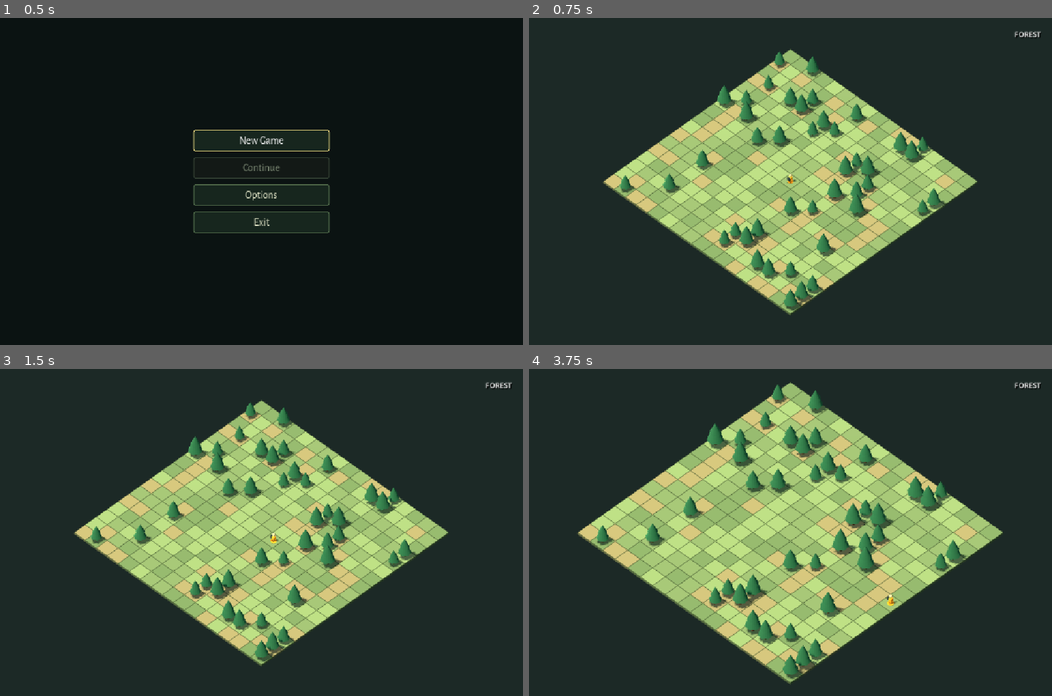
Above: before the commit, frames 1-4 (two rows, left to right).
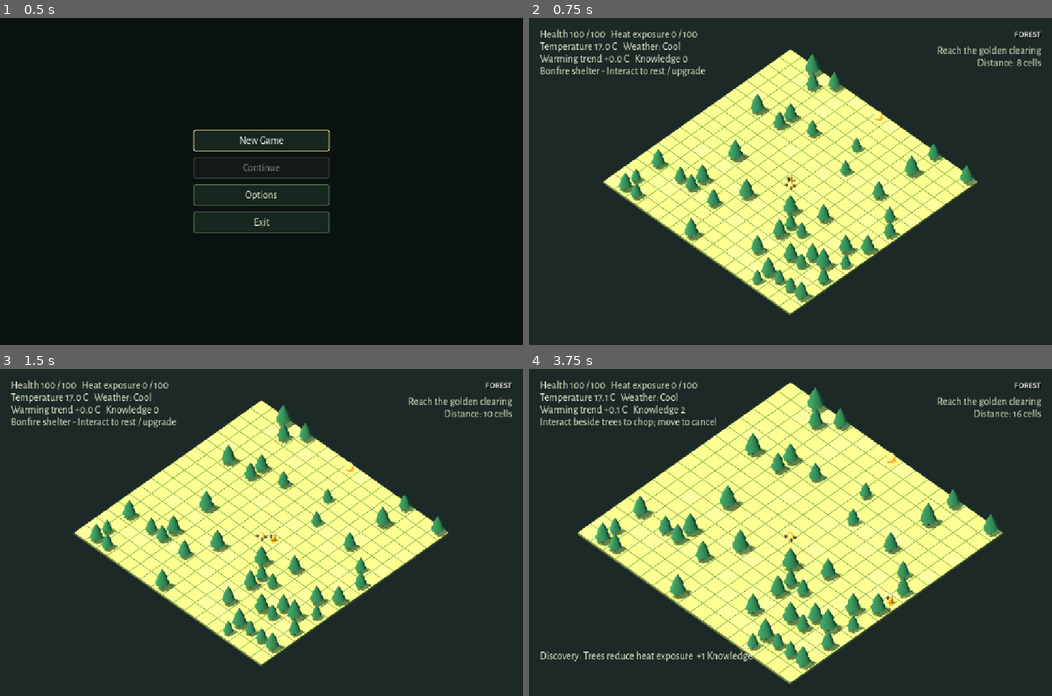
Above: after the commit, the same moments.

Repository: emir-masinovic/gameup-2026-nihilists
Game: Godot game, scene res://features/menus/main_menu.tscn
The game is run twice, just before and just after one commit, with the same random seed, the same clock (stepped at 60 frames per second) and the same inputs.
Inputs (mouse positions are in pixels of both pictures, inside the frame that each line leads up to):
- Up to frame 1 (0.5 s): no input
- Up to frame 2 (0.75 s): click "New Game" at 0.5 s
- Up to frame 3 (1.5 s): tap Enter (ui_accept) at 1.25 s; move the mouse to (376, 516) at 1.27 s; hold D (move_east) from 1.28 s (still down); hold Middle mouse button (camera_orbit) from 1.28 s (still down); click (376, 516) at 1.42 s
- Up to frame 4 (3.75 s): tap Enter (ui_accept) at 1.52, 1.82, 3.5 s; tap Mouse wheel up (camera_zoom_in) at 1.55 s; release D (move_east) at 2 s; release Middle mouse button (camera_orbit) at 2 s; drag from (685, 548) to (764, 597) at 2.02 s; move the mouse to (842, 460) at 2.77 s; hold D (move_east) 2.78-3.5 s; hold E (interact) 2.78-3.5 s; click (842, 460) at 2.92 s; tap K at 3.05 s; drag from (764, 597) to (633, 483) at 3.52 s

Frame 1 is identical in both runs. In frame 2, 30% of the frame differs, in the area x 2-98%, y 3-91%; in frame 3, 30%; in frame 4, 39%, in the area x 2-98%, y 3-97%.

Commit message:
feat: integrate living forest survival bonfire progression and run objective

Diff:
--- a/features/levels/forest/forest_level.gd
+++ b/features/levels/forest/forest_level.gd
@@ -2,17 +2,42 @@
 const GridData = preload("res://features/levels/forest/grid_data.gd")
 const TREE = preload("res://features/levels/forest/forest_tree.tscn")
 @export var world_seed: int = 2026
+@export_range(0.1, 10.0) var simulation_time_scale = 1.0
 var grid = GridData.new()
+var climate = preload("res://features/levels/forest/climate_simulation.gd").new()
+var interactions = preload("res://features/levels/forest/forest_interactions.gd").new()
+var survival = preload("res://features/player/survival_state.gd").new()
+var grounds: Array[MeshInstance3D] = []
+var trees = {}
+var palette: Array[ShaderMaterial] = []
+var leaf_materials: Array[StandardMaterial3D] = []
+var tick_accumulator = 0.0
+var ended = false
+var hud: Control
+var recovery_seen = false
 
 func _ready():
+	if not OS.get_cmdline_user_args().has("--fixed-seed"):
+		world_seed = SceneFlow.next_seed
 	grid.generate(world_seed)
-	var materials: Array[ShaderMaterial] = []
-	for color in [Color("637850"), Color("718759"), Color("59704a"), Color("807854")]:
-		var material = ShaderMaterial.new()
-		material.shader = preload("res://features/levels/forest/shader_grid.gdshader")
-		material.set_shader_parameter("terrain_color", color)
-		material.set_shader_parameter("cell_size", grid.CELL_SIZE)
-		materials.append(material)
+	climate.configure(grid, world_seed)
+	interactions.configure(grid)
+	hud = preload("res://features/levels/forest/run_hud.tscn").instantiate()
+	$HUD.add_child(hud)
+	hud.world = self
+	$GridPlayer.cell_entered.connect(_on_cell_entered)
+	for health_bin in range(4):
+		for moisture_bin in range(4):
+			var mat = ShaderMaterial.new()
+			mat.shader = preload("res://features/levels/forest/shader_grid.gdshader")
+			var green = Color("778f50").lerp(Color("a7b66b"), moisture_bin / 3.0)
+			mat.set_shader_parameter("terrain_color", Color("80684a").lerp(green, health_bin / 3.0))
+			palette.append(mat)
+	for color in [Color("665548"), Color("81783c"), Color("496b35"), Color("246043")]:
+		var mat = StandardMaterial3D.new()
+		mat.albedo_color = color
+		mat.roughness = 1.0
+		leaf_materials.append(mat)
 	var tile = BoxMesh.new()
 	tile.size = Vector3(grid.CELL_SIZE, 0.3, grid.CELL_SIZE)
 	for z in range(grid.SIZE):
@@ -21,21 +46,196 @@
 			var data = grid.cells[z * grid.SIZE + x]
 			var ground = MeshInstance3D.new()
 			ground.mesh = tile
-			ground.material_override = materials[mini(int(data.shade * materials.size()), materials.size() - 1)]
+			ground.material_override = palette[15]
 			ground.position = grid.world_position(cell) + Vector3(0, -0.15, 0)
 			$Terrain.add_child(ground)
+			grounds.append(ground)
 			if data.tree:
 				var tree = TREE.instantiate()
 				tree.position = grid.world_position(cell)
 				tree.rotation.y = data.rotation
 				tree.scale = Vector3.ONE * data.scale
 				$Vegetation.add_child(tree)
+				trees[cell] = tree
 	$GridPlayer.configure(grid)
 	$CameraRig.position = grid.world_position(grid.start)
 	$HUD/Info.text = "FOREST"
 	SettingsManager.graphics_changed.connect(_apply_shadow_quality)
 	_apply_shadow_quality()
+	_create_landmarks()
+	_refresh_visuals()
+	_update_hud()
 
 func _apply_shadow_quality():
 	$Sun.shadow_enabled = SettingsManager.shadow_quality > 0
 	$Sun.directional_shadow_mode = DirectionalLight3D.SHADOW_ORTHOGONAL
+
+func _process(delta):
+	if ended:
+		return
+	var event = interactions.tick(delta, $GridPlayer.cell)
+	if not event.is_empty():
+		_finish_interaction(event)
+	tick_accumulator += delta * simulation_time_scale
+	if tick_accumulator >= 1.0:
+		tick_accumulator -= 1.0
+		var health_before = survival.health
+		climate.tick(1.0)
+		var cell = $GridPlayer.cell
+		var shade = climate.shade_at(cell)
+		var safe = cell.distance_to(grid.start) <= 2.2
+		survival.tick(1.0, climate.temperature, shade, safe, SaveManager.has_heat_resistance())
+		if survival.health < health_before:
+			hud.get_node("Stats").modulate = Color(1, 0.5, 0.4)
+		else:
+			hud.get_node("Stats").modulate = Color.WHITE
+		if climate.weather == "heat":
+			_discover("climate.heatwave", "Heatwave: weather intensifies the warming trend")
+		if shade > 0.0:
+			_discover("interaction.tree_shade", "Trees reduce heat exposure")
+		_refresh_visuals()
+		if survival.dead:
+			_end_run("death")
+		_update_hud()
+
+func _unhandled_input(event):
+	if ended or $GridPlayer.moving or not event.is_action_pressed("interact"):
+		return
+	if $GridPlayer.cell.distance_to(grid.start) <= 1.5:
+		hud.show_modal("bonfire")
+	elif interactions.begin($GridPlayer.cell, $GridPlayer.facing):
+		hud.notify("Chopping... moving cancels the action")
+	else:
+		hud.notify("Move beside a tree or stump to interact")
+	get_viewport().set_input_as_handled()
+
+func _on_cell_entered(cell: Vector2i):
+	climate.trample(cell)
+	for offset in [Vector2i.UP, Vector2i.RIGHT, Vector2i.DOWN, Vector2i.LEFT]:
+		var next = cell + offset
+		if grid.in_bounds(next):
+			var data = grid.cells[next.y * grid.SIZE + next.x]
+			if data.tree:
+				var dead = data.tree_state == "dead"
+				_discover("flora.dead_tree" if dead else "flora.healthy_tree", "Dead tree" if dead else "Healthy tree")
+	_update_hud()
+	if cell == grid.objective:
+		call_deferred("_end_run", "success")
+
+func _discover(id: String, title: String):
+	if SaveManager.discover(id):
+		hud.notify("Discovery: " + title + "  +1 Knowledge")
+
+func _end_run(kind: String):
+	if ended:
+		return
+	ended = true
+	hud.show_modal(kind)
+
+func _finish_interaction(event: Dictionary):
+	var cell: Vector2i = event.cell
+	if event.kind == "tree_cut":
+		_discover("interaction.first_tree_cut", "Tree cut: shade is lost")
+		if trees.has(cell):
+			var falling = trees[cell]
+			trees.erase(cell)
+			var direction = Vector3(event.direction.x, 0, event.direction.y).normalized()
+			var axis = Vector3.UP.cross(direction)
+			falling.rotation = Vector3.ZERO
+			var fall = falling.create_tween()
+			fall.tween_property(falling, "quaternion", Quaternion(axis, PI * 0.5), 0.7).set_trans(Tween.TRANS_SINE)
+			var landing: Vector2i = cell + event.direction
+			if not grid.traversable(landing):
+				fall.tween_callback(falling.queue_free)
+		var stump = MeshInstance3D.new()
+		var mesh = CylinderMesh.new()
+		mesh.top_radius = 0.24
+		mesh.bottom_radius = 0.3
+		mesh.height = 0.35
+		mesh.radial_segments = 7
+		stump.mesh = mesh
+		stump.material_override = leaf_materials[0]
+		stump.position = grid.world_position(cell) + Vector3(0, 0.175, 0)
+		$Vegetation.add_child(stump)
+		trees[cell] = stump
+	else:
+		if trees.has(cell):
+			trees[cell].queue_free()
+			trees.erase(cell)
+		hud.notify("Stump removed: the cell is now open")
+	_refresh_visuals()
+
+func _refresh_visuals():
+	for i in range(grid.cells.size()):
+		var data = grid.cells[i]
+		var health_bin = clampi(int(data.health * 3.99), 0, 3)
+		var moisture_bin = clampi(int(data.moisture * 3.99), 0, 3)
+		grounds[i].material_override = palette[health_bin * 4 + moisture_bin]
+		var low = data.get("recovery_low", 1.0)
+		if data.health < low:
+			data.recovery_low = data.health
+		if low < 0.85 and data.health > low + 0.08 and not recovery_seen:
+			recovery_seen = true
+			_discover("flora.recovery", "Vegetation recovers in favorable weather")
+		var cell = Vector2i(i % grid.SIZE, floori(float(i) / grid.SIZE))
+		if trees.has(cell) and data.tree_state in ["healthy", "dead"]:
+			var tree = trees[cell]
+			var bucket = clampi(int(data.tree_health * 3.99), 0, 3)
+			for child in tree.get_children():
+				if child is MeshInstance3D and child.name.begins_with("Crown"):
+					child.material_override = leaf_materials[bucket]
+	$Sun.light_color = Color(1, 0.78, 0.58) if climate.weather == "heat" else Color(0.78, 0.88, 1.0) if climate.weather == "rain" else Color(1, 0.91, 0.74)
+
+func _update_hud():
+	var safe = $GridPlayer.cell.distance_to(grid.start) <= 2.2
+	hud.get_node("Stats").text = "Health %d / 100   Heat exposure %d / 100\nTemperature %.1f C   Weather: %s\nWarming trend +%.1f C   Knowledge %d\n%s" % [survival.health, survival.exposure, climate.temperature, climate.weather.capitalize(), climate.elapsed * 0.025, SaveManager.progression.knowledge, "Bonfire shelter - Interact to rest / upgrade" if safe else "Interact beside trees to chop; move to cancel"]
+	hud.get_node("Objective").text = "Reach the golden clearing\nDistance: %d cells" % (abs($GridPlayer.cell.x - grid.objective.x) + abs($GridPlayer.cell.y - grid.objective.y))
+
+func _create_landmarks():
+	var fire = MeshInstance3D.new()
+	var cone = CylinderMesh.new()
+	cone.top_radius = 0.05
+	cone.bottom_radius = 0.45
+	cone.height = 1.1
+	cone.radial_segments = 7
+	fire.mesh = cone
+	var glow = StandardMaterial3D.new()
+	glow.albedo_color = Color("ffc25b")
+	glow.emission_enabled = true
+	glow.emission = Color("d45e24")
+	fire.material_override = glow
+	fire.position = grid.world_position(grid.start) + Vector3(0.6, 0.55, 0.6)
+	add_child(fire)
+	var clearing = MeshInstance3D.new()
+	var marker = CylinderMesh.new()
+	marker.top_radius = 0.9
+	marker.bottom_radius = 0.9
+	marker.height = 0.08
+	marker.radial_segments = 12
+	clearing.mesh = marker
+	clearing.material_override = glow
+	clearing.position = grid.world_position(grid.objective) + Vector3(0, 0.05, 0)
+	add_child(clearing)
+
+	# Crossed logs make the procedural fire recognizable without asset packs.
+	var wood = StandardMaterial3D.new()
+	wood.albedo_color = Color("493325")
+	for angle in [-0.6, 0.6]:
+		var log_mesh = BoxMesh.new()
+		log_mesh.size = Vector3(1.35, 0.2, 0.24)
+		var log_node = MeshInstance3D.new()
+		log_node.mesh = log_mesh
+		log_node.material_override = wood
+		log_node.position = fire.position + Vector3(0, -0.4, 0)
+		log_node.rotation.y = angle
+		add_child(log_node)
+	var landmark = MeshInstance3D.new()
+	var stone = SphereMesh.new()
+	stone.radius = 0.55
+	stone.height = 1.3
+	stone.radial_segments = 6
+	stone.rings = 3
+	landmark.mesh = stone
+	landmark.material_override = glow
+	landmark.position = clearing.position + Vector3(0, 0.6, 0)
+	add_child(landmark)
--- a/features/levels/forest/grid_data.gd
+++ b/features/levels/forest/grid_data.gd
@@ -4,6 +4,7 @@
 const GENERATION_VERSION = 1
 var start = Vector2i(floori(SIZE * 0.5), floori(SIZE * 0.5))
 var cells: Array[Dictionary] = []
+var objective = Vector2i(8, 0)
 
 func generate(world_seed: int):
 	cells.clear()
--- /dev/null
+++ b/features/levels/forest/run_hud.gd
@@ -0,0 +1,52 @@
+extends Control
+var world: Node
+var modal_kind = ""
+
+func _ready():
+	process_mode = Node.PROCESS_MODE_ALWAYS
+	$Modal/Rows/Close.pressed.connect(close_modal)
+	$Modal/Rows/Next.pressed.connect(func(): close_modal(); SceneFlow.new_game())
+	$Modal/Rows/Menu.pressed.connect(func(): close_modal(); SceneFlow.main_menu())
+	$Modal/Rows/Upgrade.pressed.connect(func():
+		if SaveManager.purchase_heat_resistance():
+			notify("Heat Resistance purchased permanently")
+		show_modal("bonfire"))
+
+func _input(event):
+	if $Modal.visible and event.is_action_pressed("pause"):
+		if modal_kind == "bonfire":
+			close_modal()
+		get_viewport().set_input_as_handled()
+
+func notify(message: String):
+	$Toast.text = message
+	$Toast/Timer.start()
+
+func show_modal(kind: String):
+	modal_kind = kind
+	$Modal.show()
+	$Dim.show()
+	get_tree().paused = true
+	$Modal/Rows/Title.text = {"bonfire": "Bonfire - safe shelter", "death": "The forest claimed this attempt", "success": "Clearing reached"}[kind]
+	$Modal/Rows/Progress.text = "Knowledge: %d | Discoveries: %d\nHeat Resistance: %s" % [SaveManager.progression.knowledge, SaveManager.progression.discoveries.size(), "Owned" if SaveManager.has_heat_resistance() else "Not purchased"]
+	var names: PackedStringArray = []
+	for id in SaveManager.progression.discoveries:
+		names.append(id.get_slice(".", 1).replace("_", " ").capitalize())
+	$Modal/Rows/Progress.text += "\nDiscovered: " + (", ".join(names) if not names.is_empty() else "Explore to find something new")
+	$Modal/Rows/Upgrade.visible = kind == "bonfire"
+	$Modal/Rows/Upgrade.disabled = SaveManager.has_heat_resistance() or SaveManager.progression.knowledge < 3
+	$Modal/Rows/Close.visible = kind == "bonfire"
+	$Modal/Rows/Next.visible = kind != "bonfire"
+	if kind == "bonfire":
+		$Modal/Rows/Close.grab_focus()
+	else:
+		$Modal/Rows/Next.grab_focus()
+
+func close_modal():
+	$Modal.hide()
+	$Dim.hide()
+	get_tree().paused = false
+	modal_kind = ""
+
+func _on_toast_timeout():
+	$Toast.text = ""
--- /dev/null
+++ b/features/levels/forest/run_hud.tscn
@@ -0,0 +1,66 @@
+[gd_scene load_steps=3 format=3]
+[ext_resource type="Script" path="res://features/levels/forest/run_hud.gd" id="1"]
+[ext_resource type="Theme" path="res://features/menus/theme_forest.tres" id="2"]
+[node name="RunHUD" type="Control"]
+anchors_preset = 15
+anchor_right = 1.0
+anchor_bottom = 1.0
+mouse_filter = 2
+script = ExtResource("1")
+theme = ExtResource("2")
+[node name="Stats" type="Label" parent="."]
+offset_left = 24.0
+offset_top = 24.0
+offset_right = 700.0
+offset_bottom = 155.0
+text = "Forest climate"
+[node name="Objective" type="Label" parent="."]
+anchor_left = 1.0
+anchor_right = 1.0
+offset_left = -370.0
+offset_top = 60.0
+offset_right = -24.0
+offset_bottom = 150.0
+horizontal_alignment = 2
+text = "Reach the golden clearing"
+[node name="Toast" type="Label" parent="."]
+anchor_top = 1.0
+anchor_bottom = 1.0
+offset_left = 24.0
+offset_top = -100.0
+offset_right = 780.0
+offset_bottom = -24.0
+[node name="Timer" type="Timer" parent="Toast"]
+wait_time = 5.0
+one_shot = true
+[node name="Dim" type="ColorRect" parent="."]
+visible = false
+anchors_preset = 15
+anchor_right = 1.0
+anchor_bottom = 1.0
+color = Color(0.02, 0.04, 0.03, 0.85)
+[node name="Modal" type="PanelContainer" parent="."]
+visible = false
+anchor_left = 0.5
+anchor_right = 0.5
+anchor_top = 0.5
+anchor_bottom = 0.5
+offset_left = -270.0
+offset_right = 270.0
+offset_top = -190.0
+offset_bottom = 190.0
+[node name="Rows" type="VBoxContainer" parent="Modal"]
+theme_override_constants/separation = 12
+[node name="Title" type="Label" parent="Modal/Rows"]
+text = "Bonfire"
+[node name="Progress" type="Label" parent="Modal/Rows"]
+autowrap_mode = 2
+[node name="Upgrade" type="Button" parent="Modal/Rows"]
+text = "Heat Resistance - 3 Knowledge"
+[node name="Close" type="Button" parent="Modal/Rows"]
+text = "Return to forest"
+[node name="Next" type="Button" parent="Modal/Rows"]
+text = "New attempt"
+[node name="Menu" type="Button" parent="Modal/Rows"]
+text = "Main Menu"
+[connection signal="timeout" from="Toast/Timer" to="." method="_on_toast_timeout"]
--- a/features/menus/scene_flow.gd
+++ b/features/menus/scene_flow.gd
@@ -2,6 +2,7 @@
 
 const MAIN_MENU = "res://features/menus/main_menu.tscn"
 var playable_scene: String = ProjectSettings.get_setting("application/run/playable_scene", "res://features/levels/prototype/prototype.tscn")
+var next_seed: int = 2026
 var pause_menu: Control
 var pause_layer: CanvasLayer
 
@@ -22,6 +23,7 @@
 	return get_tree().change_scene_to_file(path)
 
 func new_game():
+	next_seed = int((Time.get_ticks_usec() + next_seed * 1664525) % 2147483647)
 	transition(playable_scene)
 
 func main_menu():
--- a/tests/camera_grid_test.gd
+++ b/tests/camera_grid_test.gd
@@ -14,12 +14,16 @@
 		await RenderingServer.frame_post_draw
 		root.get_texture().get_image().save_png(OS.get_environment("NIHILISTS_CAPTURE_DIR").path_join(name + ".png"))
 func run():
+	var test_saves = root.get_node("SaveManager")
+	test_saves.storage_path = "user://camera_grid_test_progression.json"
+	test_saves.load_progression()
 	var flow = root.get_node("SceneFlow")
 	var settings = root.get_node("SettingsManager")
 	flow.new_game()
 	await process_frame
 	await process_frame
 	var world = current_scene
+	world.set_process(false)
 	var rig = world.get_node("CameraRig")
 	var camera = rig.get_node("Camera3D")
 	var grid_snapshot = world.grid.cells.duplicate(true)
@@ -29,6 +33,7 @@
 	player.try_move(Vector2i.UP)
 	await create_timer(0.25).timeout
 	check(rig.global_position.is_equal_approx(center), "Player movement does not move camera target")
+	grid_snapshot = world.grid.cells.duplicate(true)
 	var wheel = InputEventMouseButton.new()
 	wheel.button_index = MOUSE_BUTTON_WHEEL_UP
 	wheel.pressed = true
@@ -158,4 +163,6 @@
 	await process_frame
 	await process_frame
 	print("CAMERA GRID: ", checks, " checks, ", failures, " failures")
+	if FileAccess.file_exists(test_saves.storage_path):
+		DirAccess.remove_absolute(test_saves.storage_path)
 	quit(0 if failures == 0 else 1)
--- a/tests/feedback_desktop_test.gd
+++ b/tests/feedback_desktop_test.gd
@@ -18,6 +18,9 @@
 func in_view(control: Control) -> bool:
 	return root.get_visible_rect().grow(1).encloses(control.get_global_rect())
 func run():
+	var test_saves = root.get_node("SaveManager")
+	test_saves.storage_path = "user://feedback_desktop_test_progression.json"
+	test_saves.load_progression()
 	var settings = root.get_node("SettingsManager")
 	settings.storage_path = "user://feedback_desktop_settings.cfg"
 	settings.reset_defaults()
@@ -109,4 +112,6 @@
 	if FileAccess.file_exists(settings.storage_path):
 		DirAccess.remove_absolute(settings.storage_path)
 	print("FEEDBACK DESKTOP: ", checks, " checks, ", failures, " failures")
+	if FileAccess.file_exists(test_saves.storage_path):
+		DirAccess.remove_absolute(test_saves.storage_path)
 	quit(0 if failures == 0 else 1)
--- /dev/null
+++ b/tests/gameplay_desktop_test.gd
@@ -0,0 +1,49 @@
+extends SceneTree
+func _initialize():
+	call_deferred("run")
+func capture(name):
+	await create_timer(0.4).timeout
+	await RenderingServer.frame_post_draw
+	if OS.has_environment("NIHILISTS_CAPTURE_DIR"):
+		root.get_texture().get_image().save_png(OS.get_environment("NIHILISTS_CAPTURE_DIR").path_join(name + ".png"))
+func run():
+	var saves = root.get_node("SaveManager")
+	saves.storage_path = "user://gameplay_desktop_test.json"
+	saves.load_progression()
+	var flow = root.get_node("SceneFlow")
+	flow.next_seed = 2026
+	flow.transition(flow.playable_scene)
+	await process_frame
+	await process_frame
+	var world = current_scene
+	await create_timer(3.0).timeout
+	print("WORLD DESKTOP fps=", Performance.get_monitor(Performance.TIME_FPS), " draw_calls=", Performance.get_monitor(Performance.RENDER_TOTAL_DRAW_CALLS_IN_FRAME), " nodes=", get_node_count())
+	await capture("living_forest_initial")
+	world.set_process(false)
+	var started = Time.get_ticks_usec()
+	for index in range(360):
+		world.climate.tick(1.0)
+	world._refresh_visuals()
+	world._update_hud()
+	print("SIMULATION: 360 one-second ticks ms=", (Time.get_ticks_usec() - started) / 1000.0)
+	await capture("living_forest_warmed")
+	world.hud.show_modal("bonfire")
+	await capture("bonfire_progression")
+	world.hud.close_modal()
+	flow.open_pause()
+	flow.pause_menu.open_options()
+	await process_frame
+	flow.pause_menu.options.show_category("Gameplay")
+	await capture("gameplay_projection_options")
+	flow.resume()
+	world._end_run("death")
+	await capture("forest_death")
+	world.hud.close_modal()
+	flow.main_menu()
+	await process_frame
+	await process_frame
+	await capture("forest_theme_menu")
+	if FileAccess.file_exists(saves.storage_path):
+		DirAccess.remove_absolute(saves.storage_path)
+	print("GAMEPLAY DESKTOP: rendered world, climate transition, bonfire, options, death and main menu")
+	quit()
--- /dev/null
+++ b/tests/gameplay_test.gd
@@ -0,0 +1,75 @@
+extends SceneTree
+var checks = 0
+var failures = 0
+func check(value, message):
+	checks += 1
+	if not value:
+		failures += 1
+		push_error(message)
+func _initialize():
+	call_deferred("run")
+func run():
+	var saves = root.get_node("SaveManager")
+	saves.storage_path = "user://gameplay_integration_test.json"
+	saves.load_progression()
+	var flow = root.get_node("SceneFlow")
+	flow.new_game()
+	await process_frame
+	await process_frame
+	var world = current_scene
+	world.set_process(false)
+	var player = world.get_node("GridPlayer")
+	var seed_before = world.world_seed
+	check(world.grid.traversable(world.grid.objective), "Objective reachable on clear central route")
+	var found = false
+	for z in range(world.grid.SIZE):
+		for x in range(world.grid.SIZE - 1):
+			var cell = Vector2i(x, z)
+			if world.grid.traversable(cell) and world.grid.cells[z * world.grid.SIZE + x + 1].tree:
+				player.cell = cell
+				player.position = world.grid.world_position(cell)
+				found = true
+				break
+		if found:
+			break
+	check(found, "Found adjacent tree")
+	var tree_cell = player.cell + Vector2i.RIGHT
+	check(world.interactions.begin(player.cell, Vector2i.RIGHT), "Start tree action")
+	check(world.interactions.tick(0.5, player.cell).is_empty(), "Tree requires action duration")
+	var event = world.interactions.tick(1.0, player.cell)
+	check(event.direction == Vector2i.RIGHT and event.cell == tree_cell, "Fall direction away from player")
+	world._finish_interaction(event)
+	check(not world.grid.traversable(tree_cell), "Stump keeps original cell blocked")
+	check(world.grid.cells[tree_cell.y * world.grid.SIZE + tree_cell.x].tree_state == "stump", "Cut reflected in climate data")
+	check(world.interactions.begin(player.cell, Vector2i.RIGHT), "Second action targets stump")
+	event = world.interactions.tick(2.0, player.cell)
+	world._finish_interaction(event)
+	check(world.grid.traversable(tree_cell), "Stump removal opens cell")
+	var health = world.grid.cells[0].health
+	world.climate.trample(Vector2i.ZERO)
+	world.climate.trample(Vector2i.ZERO)
+	check(world.grid.cells[0].health < health - 0.2, "Repeated trampling damages grass")
+	saves.discover("test.integration")
+	var knowledge = saves.progression.knowledge
+	world.hud.show_modal("bonfire")
+	check(paused, "Bonfire modal pauses gameplay")
+	world.hud.close_modal()
+	check(not paused, "Bonfire returns to gameplay")
+	world.survival.health = 0
+	world.survival.dead = true
+	world._end_run("death")
+	check(paused and world.hud.modal_kind == "death", "Death screen and pause")
+	world.hud.get_node("Modal/Rows/Next").pressed.emit()
+	await process_frame
+	await process_frame
+	check(current_scene.world_seed != seed_before and current_scene.survival.health == 100, "New seed and fresh temporary state")
+	check(saves.progression.knowledge == knowledge, "Death preserves Knowledge")
+	current_scene._end_run("success")
+	check(current_scene.hud.modal_kind == "success", "Success offers another run")
+	current_scene.hud.close_modal()
+	flow.main_menu()
+	await process_frame
+	await process_frame
+	DirAccess.remove_absolute(saves.storage_path)
+	print("GAMEPLAY: ", checks, " checks, ", failures, " failures")
+	quit(0 if failures == 0 else 1)
--- a/tests/grid_world_test.gd
+++ b/tests/grid_world_test.gd
@@ -9,6 +9,9 @@
 func _initialize():
 	call_deferred("run")
 func run():
+	var test_saves = root.get_node("SaveManager")
+	test_saves.storage_path = "user://grid_world_test_progression.json"
+	test_saves.load_progression()
 	var Data = load("res://features/levels/forest/grid_data.gd")
 	var first = Data.new()
 	var second = Data.new()
@@ -97,4 +100,6 @@
 	await process_frame
 	check(not paused and current_scene.scene_file_path == flow.MAIN_MENU, "World returns to menu")
 	print("GRID WORLD: ", checks, " checks, ", failures, " failures")
+	if FileAccess.file_exists(test_saves.storage_path):
+		DirAccess.remove_absolute(test_saves.storage_path)
 	quit(0 if failures == 0 else 1)
--- a/tests/playtest_feedback_test.gd
+++ b/tests/playtest_feedback_test.gd
@@ -29,7 +29,7 @@
 	check(settings.reset_category("Video") == OK, "Video reset saves")
 	check(settings.resolution == Vector2i(1152, 720) and settings.fps_limit == 60 and settings.msaa_3d == Viewport.MSAA_2X and settings.shadow_quality == 2, "Video defaults")
 	check(settings.volumes.Music == 0.21 and settings.bindings.move_north[0] == KEY_K, "Video reset preserves Audio and Controls")
-	check(settings.reset_category("Gameplay") == ERR_UNAVAILABLE, "Gameplay has no fake reset")
+	check(settings.reset_category("Gameplay") == OK, "Gameplay restores projection")
 	var legacy = ConfigFile.new()
 	legacy.set_value("audio", "Music", 0.42)
 	legacy.set_value("video", "fps_limit", 30)
@@ -74,7 +74,7 @@
 	var options = current_scene.options
 	for category in ["Gameplay", "Video", "Audio", "Controls"]:
 		options.show_category(category)
-		check(options.defaults_button.disabled == (category == "Gameplay"), "Category reset availability " + category)
+		check(not options.defaults_button.disabled, "Category reset availability " + category)
 		check(options.back_button.get_parent() == options.defaults_button.get_parent(), "Shared footer " + category)
 		check(options.back_button.size.x < options.size.x * 0.5 and options.defaults_button.size.x < options.size.x * 0.5, "Compact footer " + category)
 	options.show_category("Video")
--- a/tests/settings_restart_test.gd
+++ b/tests/settings_restart_test.gd
@@ -11,6 +11,7 @@
 		settings.volumes.Music = 0.37
 		settings.rebind("camera_orbit", 0, -MOUSE_BUTTON_XBUTTON1)
 		settings.rebind("camera_zoom_in", 0, -MOUSE_BUTTON_WHEEL_LEFT)
+		settings.camera_projection = "Perspective"
 		settings.mouse_sensitivity = 0.015
 		settings.fps_limit = 120
 		settings.resolution = Vector2i(1280, 720)
@@ -23,7 +24,7 @@
 	else:
 		settings.load_settings()
 		settings.apply_settings()
-		var valid = settings.bindings.camera_orbit[0] == -MOUSE_BUTTO …(377 unchanged characters)…
+		var valid = settings.camera_projection == "Perspective" and settings.bindings.camera_orbit[0] == -MOUSE_BUTTO …(377 unchanged characters)…
 		DirAccess.remove_absolute(settings.storage_path)
 		print("RESTART: fresh-process reload ", "PASS" if valid else "FAIL")
 		quit(0 if valid else 1)
Not shown, added: features/levels/forest/run_hud.gd.uid
Not shown, added: tests/gameplay_desktop_test.gd.uid
Not shown, added: tests/gameplay_test.gd.uid
Not shown, changed: docs/ARCHITECTURE.md
Not shown, changed: docs/DESIGN.md
